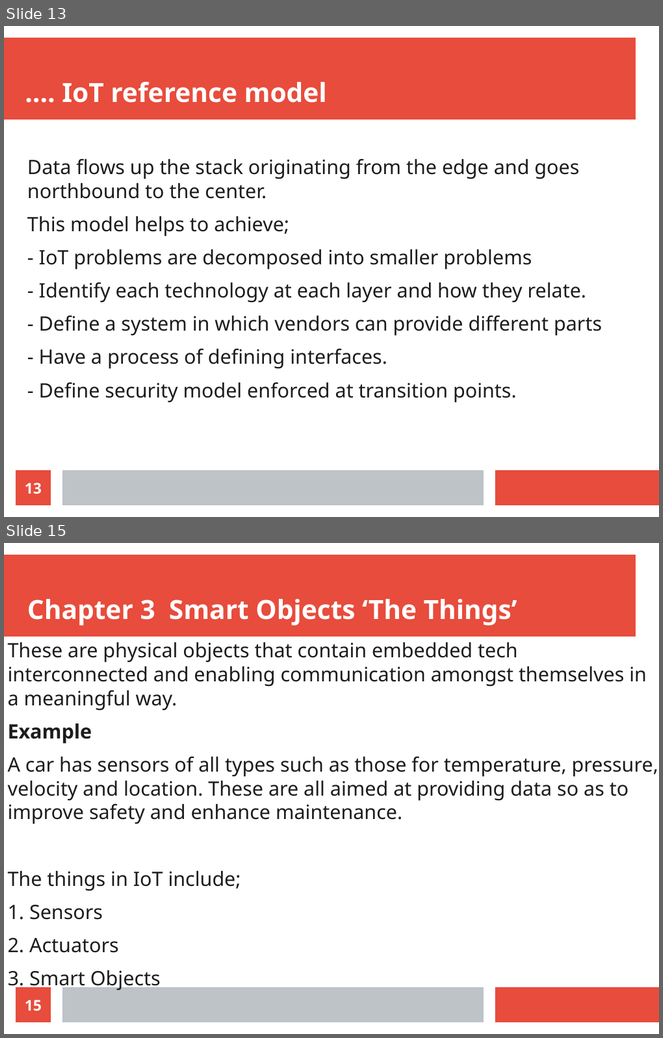
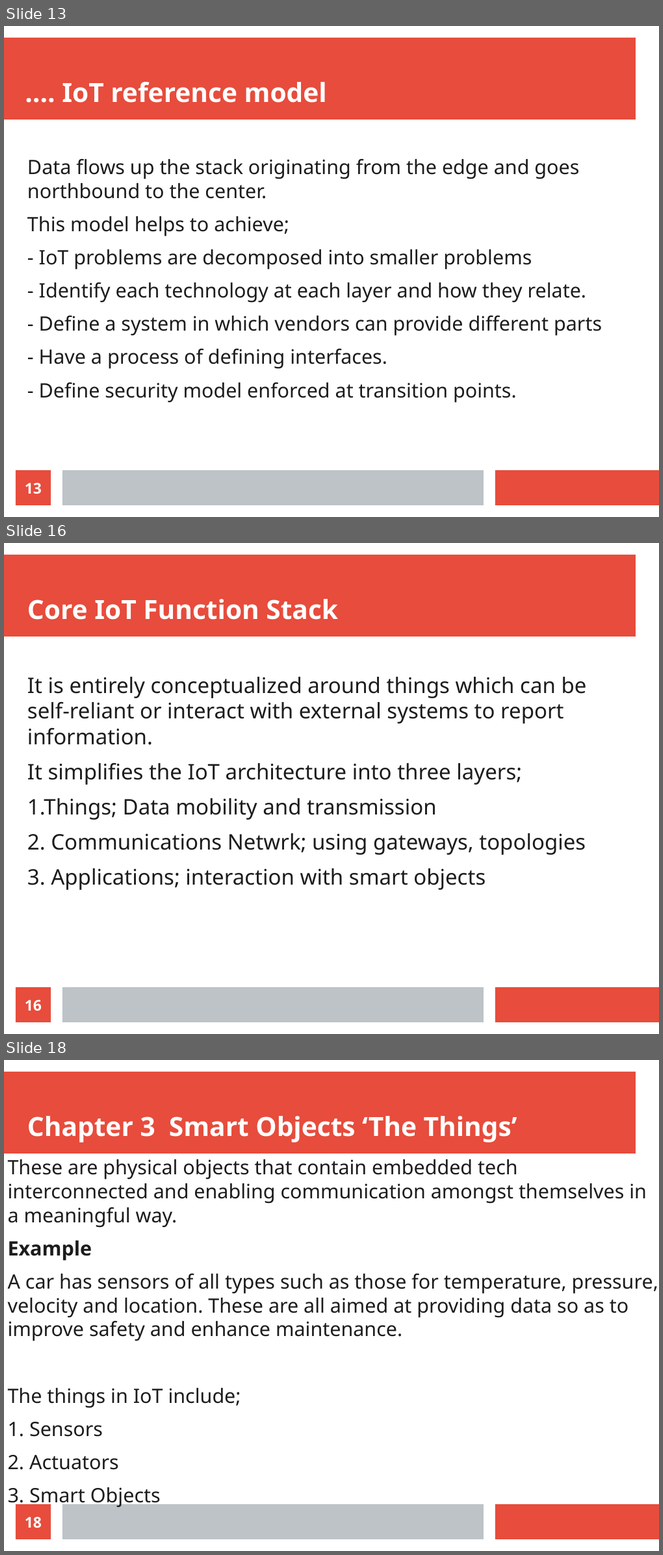
Before and after one commit to Dihfahsih1/Masters-Software-Engineering, a slide deck: yr-sem1/IoT/Chapter 2 and 3 slides.odp. Shown one above the other, each under a label of ours: slides 13 and 15 before the commit, slides 13, 16 and 18 after it; the slides between them are not shown. The pictures are 663x1038 and 663x1555 pixels, drawn with LibreOffice and Linux fonts; fonts in the diff are those of the drawing. Boxes give left, top, right and bottom in pixels: in the first picture for what was removed or moved away, otherwise in the second. Text is boxed around its words. In the diff, an @@ line names an element or a change of style, - is before the commit and + after.

```diff
--- a/yr-sem1/IoT/Chapter 2 and 3 slides.odp
+++ b/yr-sem1/IoT/Chapter 2 and 3 slides.odp
@@ slide 16 added at box(4, 543, 659, 1034), background #FFFFFF; not listed: 3 template elements that a slide beside it also shows @@
@@ title added at box(27, 599, 338, 620), 32 pt, text #FFFFFF, bold @@
+Core IoT Function Stack
@@ text added at box(27, 677, 587, 890), 26 pt, text #1C1C1C @@
+It is entirely conceptualized around things which can be self-reliant or interact with external systems to report information.
+It simplifies the IoT architecture into three layers;
+1.Things; Data mobility and transmission
+2. Communications Netwrk; using gateways, topologies
+3. Applications; interaction with smart objects
@@ page number added at box(16, 988, 51, 1023), fill #E74C3C, 18 pt, text #FFFFFF, bold @@
+16
@@ what was slide 15 is now slide 18 @@
@@ page number at box(25, 1517, 42, 1529): text changed @@
-15
+18
```
Also in this commit, not shown: 1 slide changed, 2 other slides added, 1 other file.
